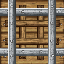
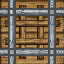
Layers edited between the first and the second 64 x 64 image:
added layer "Layer 6" above "Layer 5" over [left=8, top=0, right=54, bottom=64]
added layer "Layer 5" above "Layer 2" over [left=0, top=8, right=64, bottom=56]
